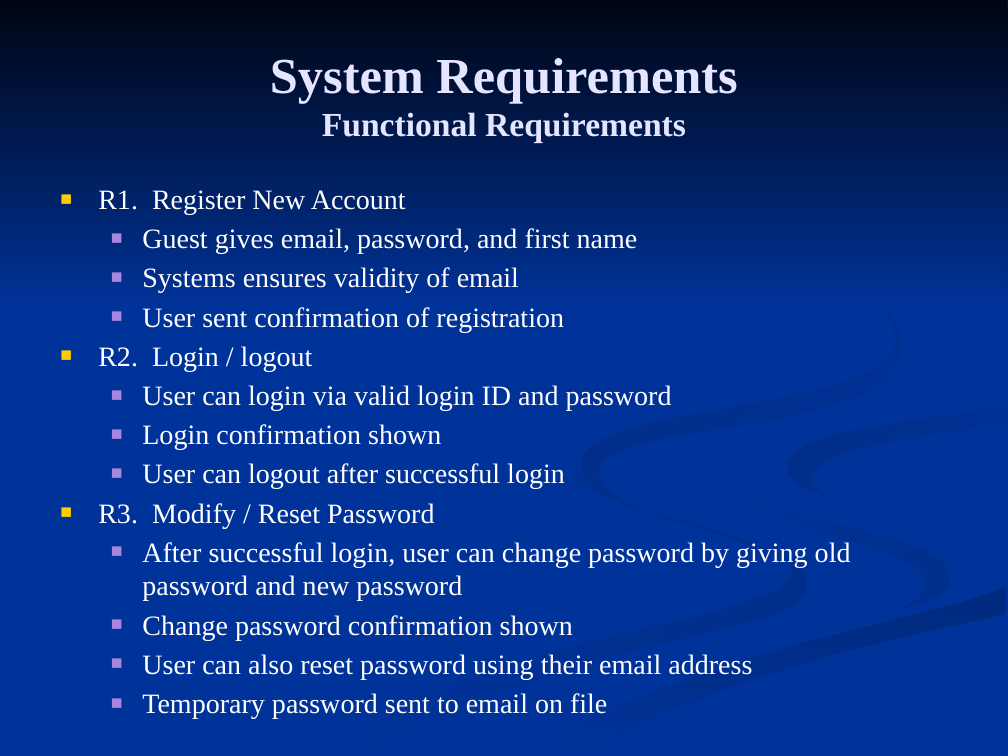
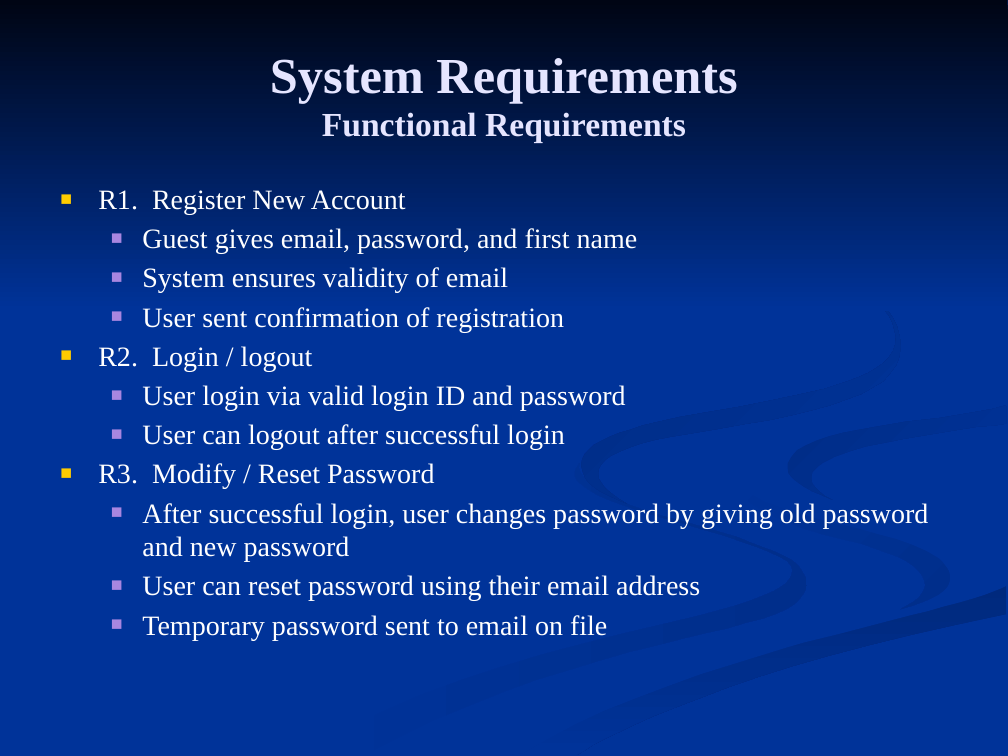
Before and after one commit to c0bra99/sports-score-tracker, a slide deck: slide 4 of Documents/DesignPresentation.pptx. Drawn at 1008x756 pixels with LibreOffice and Linux fonts; fonts in the diff are those of the drawing. Boxes give left, top, right and bottom in pixels: in the first picture for what was removed or moved away, otherwise in the second. Text is boxed around its words. In the diff, an @@ line names an element or a change of style, - is before the commit and + after.

```diff
--- a/Documents/DesignPresentation.pptx
+++ b/Documents/DesignPresentation.pptx
@@ text at (x1=142, y1=267, x2=508, y2=293): text changed @@
-  ■ Systems ensures validity of email
+  ■ System ensures validity of email
@@ text at (x1=142, y1=385, x2=626, y2=411): text changed @@
-  ■ User can login via valid login ID and password
-  ■ Login confirmation shown
+  ■ User login via valid login ID and password
@@ text at (x1=142, y1=503, x2=929, y2=601): text changed @@
-  ■ After successful login, user can change password by giving old password and new password
-  ■ Change password confirmation shown
-  ■ User can also reset password using their email address
+  ■ After successful login, user changes password by giving old password and new password
+  ■ User can reset password using their email address
```
Also in this commit, not shown: 6 other slides changed.
